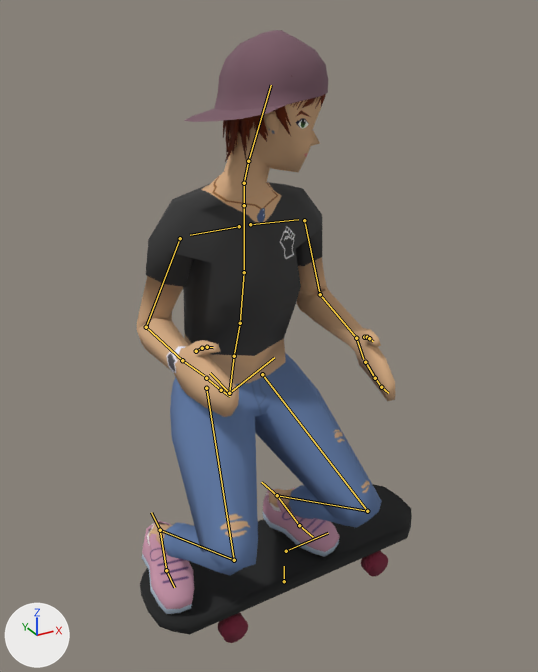
The Blender file cannon/source_assets/concepts/blaise.blend as it was, and as the next commit left it.
The view is the same before and after, from a 50 mm camera at (-0.822, -1.407, 1.46) aimed at (-0.052, -0.007, 0.76). The lights are fixed; the arrows at lower left show +X, +Y and +Z. The picture after the commit comes second. Both versions are drawn at frame 33 of the action 'metarigAction'; the numbers are the values there. The bones that bend it are drawn over the model as lines.
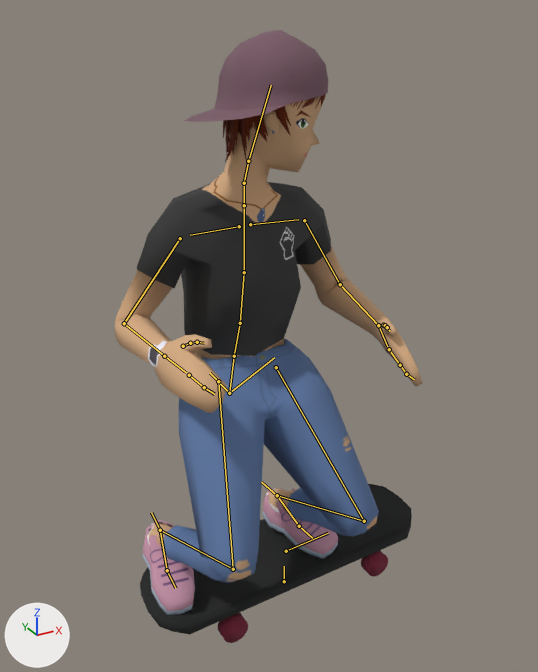
Changed parts and their boxes [x1, y1, x2, y2] in the pictures (538 x 672 px):
```json
{"object": "Mesh", "change": "posed", "before": [137, 30, 412, 643], "after": [115, 30, 423, 643], "on screen": "12% wider"}
{"bone": "upper_arm.L", "before": "(304, 220) to (320, 294)", "after": "(304, 220) to (340, 284)"}
{"bone": "upper_arm.R", "before": "(180, 238) to (146, 327)", "after": "(180, 238) to (124, 323)"}
{"bone": "thigh.L", "before": "(262, 374) to (367, 511)", "after": "(276, 367) to (364, 521)"}
{"bone": "thigh.R", "before": "(206, 388) to (234, 560)", "after": "(218, 381) to (233, 569)"}
```

Scene script edits in JSON lines:
```json
{"block": "bone_upper_arm_l", "where": "bone_upper_arm_l = bpy.data.objects['metarig'].pose.bones['upper_arm.L']  # child of 'shoulder.L'"}
{"op": "set", "path": "bone_upper_arm_l.rotation_quaternion", "old": "(0.868, 0.1, 0.058, -0.483)", "new": "(0.921, 0.107, 0.045, -0.372)", "note": "degrees (7, 11, -58) -> degrees (10, 9, -43)"}
{"block": "bone_upper_arm_r", "where": "bone_upper_arm_r = bpy.data.objects['metarig'].pose.bones['upper_arm.R']  # child of 'shoulder.R'"}
{"op": "set", "path": "bone_upper_arm_r.rotation_quaternion", "old": "(0.864, 0.069, -0.051, 0.497)", "new": "(0.923, 0.075, -0.041, 0.375)", "note": "degrees (4, -9, 59) -> degrees (6, -8, 44)"}
{"block": "bone_thigh_l", "where": "bone_thigh_l = bpy.data.objects['metarig'].pose.bones['thigh.L']  # child of 'base'"}
{"op": "set", "path": "bone_thigh_l.location", "old": "(0.0, 0.0, 0.0)", "new": "(0.001, -0.044, -0.074)"}
{"block": "bone_thigh_r", "where": "bone_thigh_r = bpy.data.objects['metarig'].pose.bones['thigh.R']  # child of 'base'"}
{"op": "set", "path": "bone_thigh_r.location", "old": "(0.0, 0.0, 0.0)", "new": "(-0.001, -0.044, -0.074)"}
```
